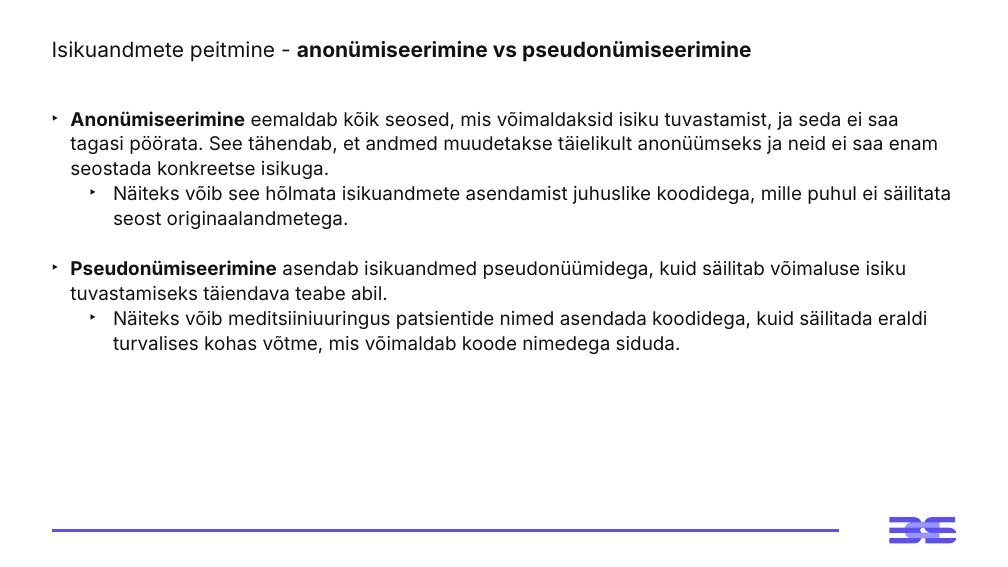
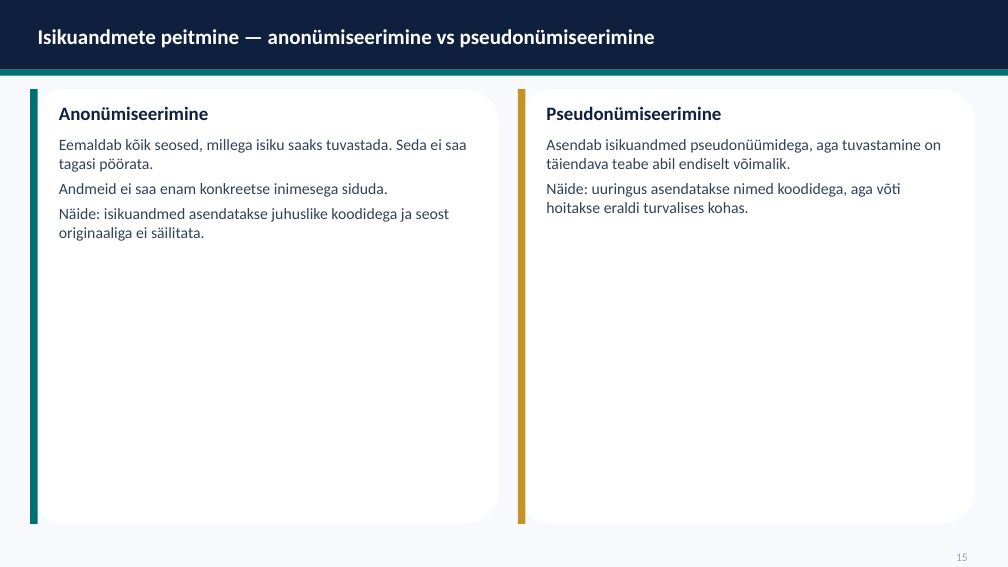
Before and after one commit to emilieabel/andmetarkus, a slide deck: slide 14 of Materjalid/Day10 Andmekaitse/10-paev-andmetarkus-esitlus.pptx (slide 6 before the commit). Drawn at 1008x567 pixels with LibreOffice and Linux fonts; fonts in the diff are those of the drawing. Boxes give left, top, right and bottom in pixels: in the first picture for what was removed or moved away, otherwise in the second. Text is boxed around its words. In the diff, an @@ line names an element or a change of style, - is before the commit and + after.

```diff
--- a/Materjalid/Day10 Andmekaitse/10-paev-andmetarkus-esitlus.pptx
+++ b/Materjalid/Day10 Andmekaitse/10-paev-andmetarkus-esitlus.pptx
@@ rectangle added at <box>0,0,1008,567</box>, fill #F7F9FC @@
@@ rectangle added at <box>0,0,1008,70</box>, fill #0F203E @@
@@ text "Isikuandmete peitmine — anonümiseerimine vs ..." at <box>38,29,655,48</box>: vertical alignment top to middle @@
@@ text at <box>38,29,655,48</box>: text changed; font Inter to Calibri; text colour #121212 to #FFFFFF @@
-Isikuandmete peitmine - anonümiseerimine vs pseudonümiseerimine
+Isikuandmete peitmine — anonümiseerimine vs pseudonümiseerimine
@@ rectangle added at <box>0,70,1008,76</box>, fill #007073 @@
@@ rounded rectangle added at <box>30,89,499,524</box>, fill #FFFFFF @@
@@ rectangle added at <box>30,89,38,524</box>, fill #007073 @@
@@ rounded rectangle added at <box>518,89,975,524</box>, fill #FFFFFF @@
@@ rectangle added at <box>518,89,526,524</box>, fill #C49526 @@
@@ text added at <box>59,106,208,120</box>, 18 pt, text #0F203E, bold @@
+Anonümiseerimine
@@ text removed at <box>70,111,951,354</box> @@
-‣ Anonümiseerimine eemaldab kõik seosed, mis võimaldaksid isiku tuvastamist, ja seda ei saa tagasi pöörata. See tähendab, et andmed muudetakse täielikult anonüümseks ja neid ei saa enam seostada konkreetse isikuga.
-  ‣ Näiteks võib see hõlmata isikuandmete asendamist juhuslike koodidega, mille puhul ei säilitata seost originaalandmetega.
-‣ Pseudonümiseerimine asendab isikuandmed pseudonüümidega, kuid säilitab võimaluse isiku tuvastamiseks täiendava teabe abil.
-  ‣ Näiteks võib meditsiiniuuringus patsientide nimed asendada koodidega, kuid säilitada eraldi turvalises kohas võtme, mis võimaldab koode nimedega siduda.
@@ text added at <box>546,106,721,120</box>, 18 pt, text #0F203E, bold @@
+Pseudonümiseerimine
@@ text added at <box>59,139,466,241</box>, 15 pt, text #334155 @@
+Eemaldab kõik seosed, millega isiku saaks tuvastada. Seda ei saa tagasi pöörata.
+Andmeid ei saa enam konkreetse inimesega siduda.
+Näide: isikuandmed asendatakse juhuslike koodidega ja seost originaaliga ei säilitata.
@@ text added at <box>546,139,942,213</box>, 15 pt, text #334155 @@
+Asendab isikuandmed pseudonüümidega, aga tuvastamine on täiendava teabe abil endiselt võimalik.
+Näide: uuringus asendatakse nimed koodidega, aga võti hoitakse eraldi turvalises kohas.
@@ line removed from (51, 531) to (839, 531) @@
@@ freeform shape removed at <box>890,517,957,544</box> @@
@@ freeform shape removed at <box>906,523,940,538</box> @@
@@ text added at <box>956,553,968,561</box>, 11 pt, text #94A3B8 @@
+15
```
Also in this commit, not shown: 5 other slides changed, 18 slides added, 26 slides removed, 15 other files.
